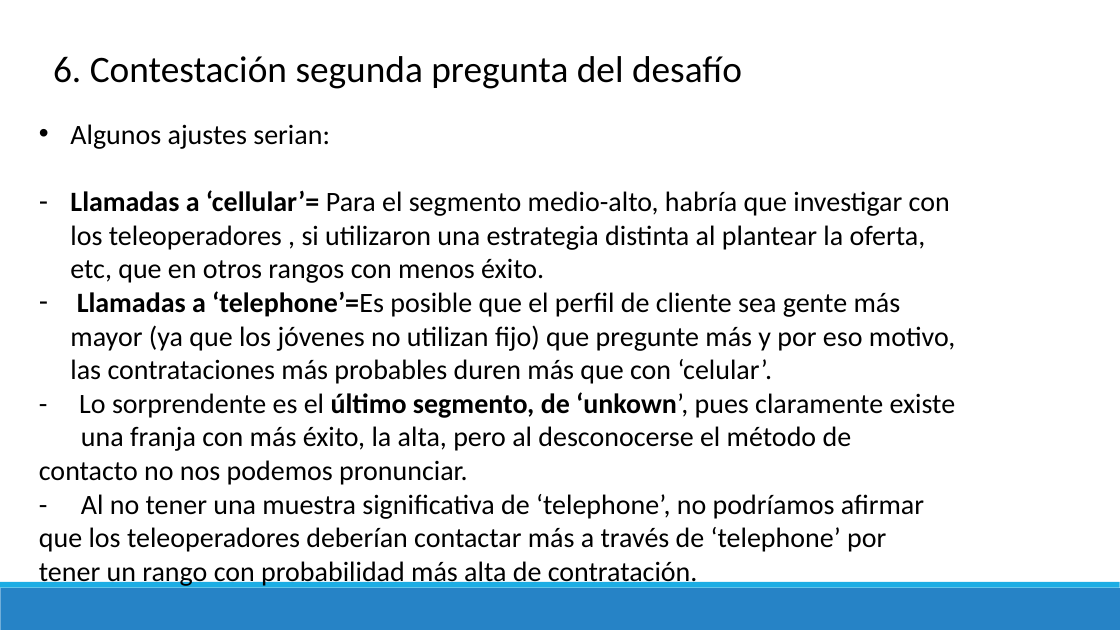
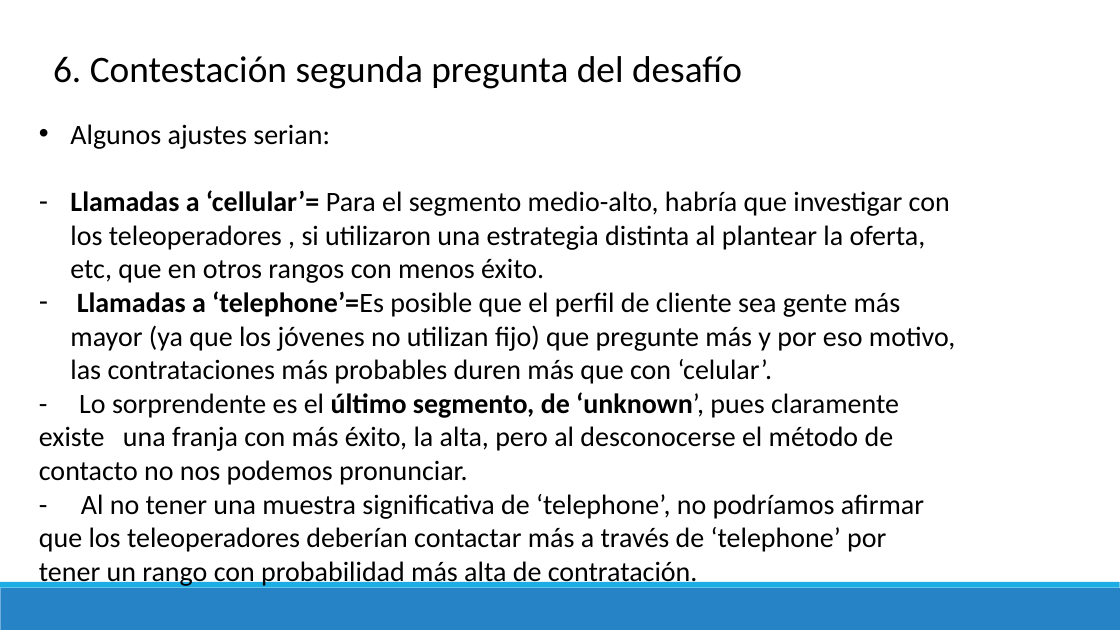
Before and after one commit to MarinaTorba/PersonalDataProrjects, a slide deck: slide 17 of Equip_B/results/Marketing/20241012_Borrador_desafiament_1_Marketing.pptx (slide 18 before the commit). Drawn at 1120x630 pixels with LibreOffice and Linux fonts; fonts in the diff are those of the drawing. Boxes give left, top, right and bottom in pixels: in the first picture for what was removed or moved away, otherwise in the second. Text is boxed around its words. In the diff, an @@ line names an element or a change of style, - is before the commit and + after.

```diff
--- a/Equip_B/results/Marketing/20241012_Borrador_desafiament_1_Marketing.pptx
+++ b/Equip_B/results/Marketing/20241012_Borrador_desafiament_1_Marketing.pptx
@@ text at bbox=[39, 392, 899, 485]: text changed @@
-- Lo sorprendente es el último segmento, de ‘unkown’, pues claramente existe una franja con más éxito, la alta, pero al desconocerse el método de contacto no nos podemos pronunciar.
+- Lo sorprendente es el último segmento, de ‘unknown’, pues claramente existe una franja con más éxito, la alta, pero al desconocerse el método de contacto no nos podemos pronunciar.
```
Also in this commit, not shown: 9 other slides changed, 8 slides removed, 1 other file.
